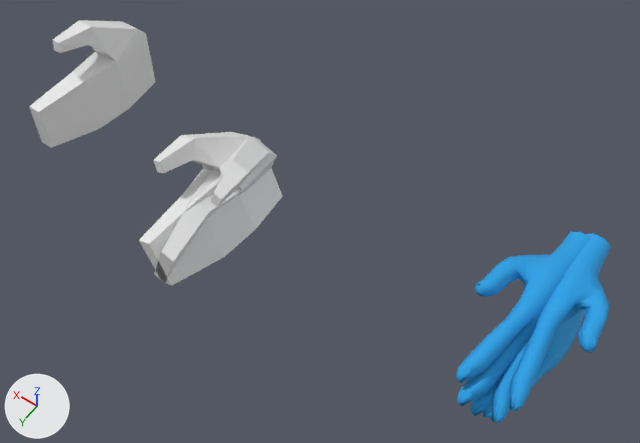
The Blender file src/input/xr/hand-models/hands.blend, before and after one commit.
One viewpoint serves both versions: a camera (50 mm lens) standing at (-0.412, 0.406, 0.691) and looking at (-0.088, -0.047, -0.021). Every picture has the same lights, and +X, +Y and +Z are marked at lower left.

The first picture shows 'hand_base', 'left', 'left_old', 'right', 'right_old'.
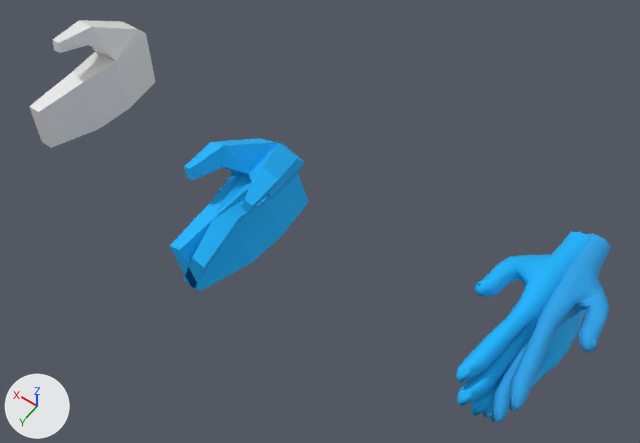
Patch to the scene script:
```diff
--- a/src/input/xr/hand-models/hands.blend.py
+++ b/src/input/xr/hand-models/hands.blend.py
@@ mat_hand @@
 mat_hand = principled_material('hand')
-mat_hand.base_color = (0.0176, 0.361, 0.8)  # blue #24a2e7
+mat_hand.base_color = (0.0, 0.458, 1.0)  # cyan #00b4ff
 mat_hand.roughness = 0.804
@@ me_cube @@
 me_cube.from_pydata(...)  # 27 vertices, 24 faces; spans x -1.13..1.26, y -0.85..1.24, z -1.24..1.99
+me_cube.materials.append(mat_hand)  # cyan #00b4ff
@@ me_cube_002 @@
 me_cube_002.from_pydata(...)  # 27 vertices, 24 faces; spans x -1.26..1.13, y -0.85..1.24, z -1.24..1.99
+me_cube_002.materials.append(mat_hand)  # cyan #00b4ff
@@ ob_right @@
 ob_right = bpy.data.objects.new('right', me_cube)
-ob_right.location = (0.0028, -0.0001, -0.0004)
+ob_right.location = (0.0028, -0.0405, -0.0504)
 ob_right.rotation_euler = (0.0, -0.349, 0.0)  # degrees (0, -20, 0)
-ob_right.scale = (0.0152, 0.0749, 0.0382)
+ob_right.scale = (0.0161, 0.0792, 0.0403)
@@ ob_left @@
 ob_left = bpy.data.objects.new('left', me_cube_002)
-ob_left.location = (0.0018, -0.0001, -0.0004)
+ob_left.location = (0.0018, -0.0405, -0.0504)
 ob_left.rotation_euler = (0.0, 0.349, 0.0)  # degrees (0, 20, 0)
-ob_left.scale = (0.0152, 0.0749, 0.0382)
+ob_left.scale = (0.0161, 0.0792, 0.0403)
```

Boxes (x1, y1, x2, y2) around the edits, measured in the pictures (640 x 443 px):
'left', recoloured, moved, rescaled
    before: (139, 132, 283, 285)
    after: (170, 138, 309, 291)
'left_old', recoloured
    both: (456, 232, 590, 416)
'right', recoloured, moved, rescaled
    before: (154, 137, 277, 284)
    after: (183, 143, 304, 289)
